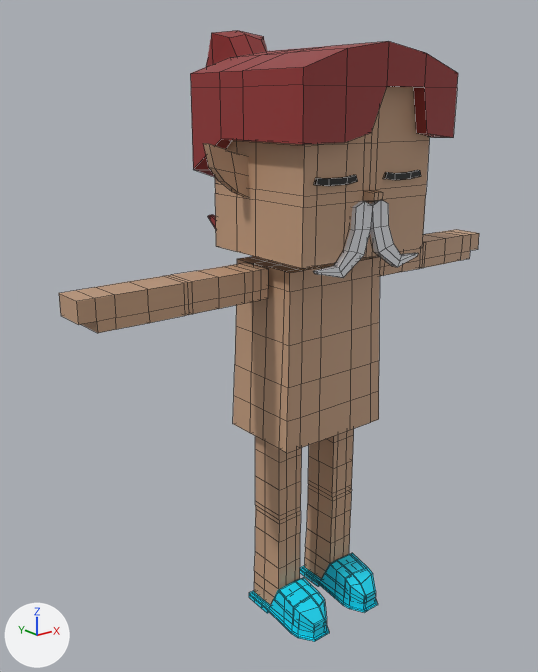
Two versions of the FBX model mustachiorascals/fbx/44bac5d9-44a4-4a0f-8e71-158209da5781.fbx, one commit apart.
Both versions are drawn from a 50 mm lens placed at (-0.0242, -0.026, 0.0262), pointed at (-0.0006, 0.0035, 0.0143). The lights are fixed; the arrows at lower left show +X, +Y and +Z. Mesh edges are drawn as thin lines. Where no turn or scale is listed for an object, it has been applied to the vertices.

Objects in the first picture: 'e_4', 'f_mule', 'h_ponytail', 'm_e', 'mustachio_arms', 'mustachio_body', 'mustachio_head', 'mustachio_legs'.
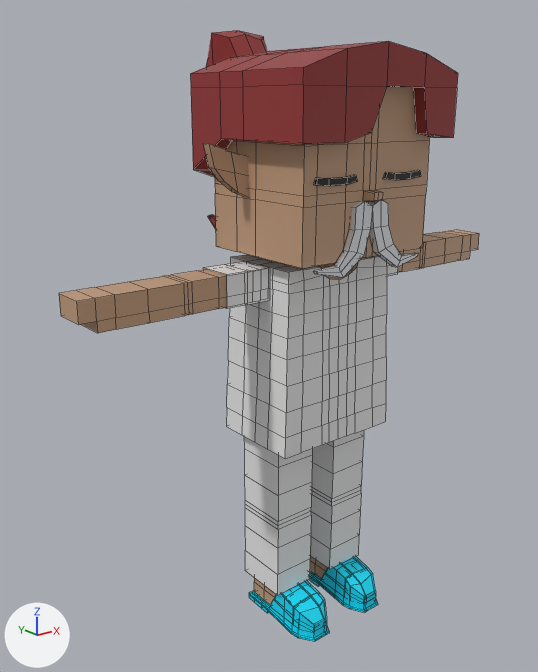
Where the change shows, as pixel boxes (x1, y1, x2, y2) in the pictures (538 x 672 px):
```json
{"object": "c_shirt_1", "change": "added", "after": [226, 254, 387, 459]}
{"object": "c_pants", "change": "added", "after": [244, 430, 364, 596]}
{"object": "c_shirt_2", "change": "added", "after": [203, 261, 398, 309]}
{"object": "mustachio_body", "change": "unchanged, covered by the edit", "before": [233, 256, 381, 453], "after": [320, 262, 358, 280]}
{"object": "mustachio_legs", "change": "unchanged, covered by the edit", "before": [254, 429, 354, 605], "after": [254, 556, 327, 605]}
```

Scene script edits in JSON lines:
```json
{"op": "add", "block": "mat_upper_garment_1", "code": ["mat_upper_garment_1 = principled_material('upper_garment_1')", "mat_upper_garment_1.base_color = (0.8, 0.8, 0.8)  # white #e7e7e7"]}
{"op": "add", "block": "mat_lower_garment", "code": ["mat_lower_garment = principled_material('lower_garment')", "mat_lower_garment.base_color = (0.8, 0.8, 0.8)  # white #e7e7e7"]}
{"op": "add", "block": "me_mesh_011", "code": ["me_mesh_011 = bpy.data.meshes.new('Mesh.011')", "me_mesh_011.from_pydata(...)  # 24 vertices, 18 faces; spans x -0.00561..0.00561, y 0.00027..0.00209, z 0.01737..0.01893", "me_mesh_011.materials.append(mat_upper_garment_1)  # white #e7e7e7"]}
{"op": "add", "block": "me_mesh_003_1", "code": ["me_mesh_003_1 = bpy.data.meshes.new('Mesh.003')", "me_mesh_003_1.from_pydata(...)  # 72 vertices, 64 faces; spans x -0.003..0.003, y -0.00018..0.00265, z 0.00139..0.01069", "me_mesh_003_1.materials.append(mat_lower_garment)  # white #e7e7e7"]}
{"op": "add", "block": "me_mesh_010", "code": ["me_mesh_010 = bpy.data.meshes.new('Mesh.010')", "me_mesh_010.from_pydata(...)  # 230 vertices, 212 faces; spans x -0.00349..0.00349, y -0.0013..0.00353, z 0.00994..0.01894", "me_mesh_010.materials.append(mat_upper_garment_1)  # white #e7e7e7"]}
{"op": "add", "block": "ob_c_shirt_2", "code": ["ob_c_shirt_2 = bpy.data.objects.new('c_shirt_2', me_mesh_011)", "ob_c_shirt_2.location = (0.0, 0.0, 0.0)"]}
{"op": "add", "block": "ob_c_pants", "code": ["ob_c_pants = bpy.data.objects.new('c_pants', me_mesh_003_1)", "ob_c_pants.location = (0.0, 0.0, 0.0)"]}
{"op": "add", "block": "ob_c_shirt_1", "code": ["ob_c_shirt_1 = bpy.data.objects.new('c_shirt_1', me_mesh_010)", "ob_c_shirt_1.location = (0.0, 0.0, 0.0)"]}
```
